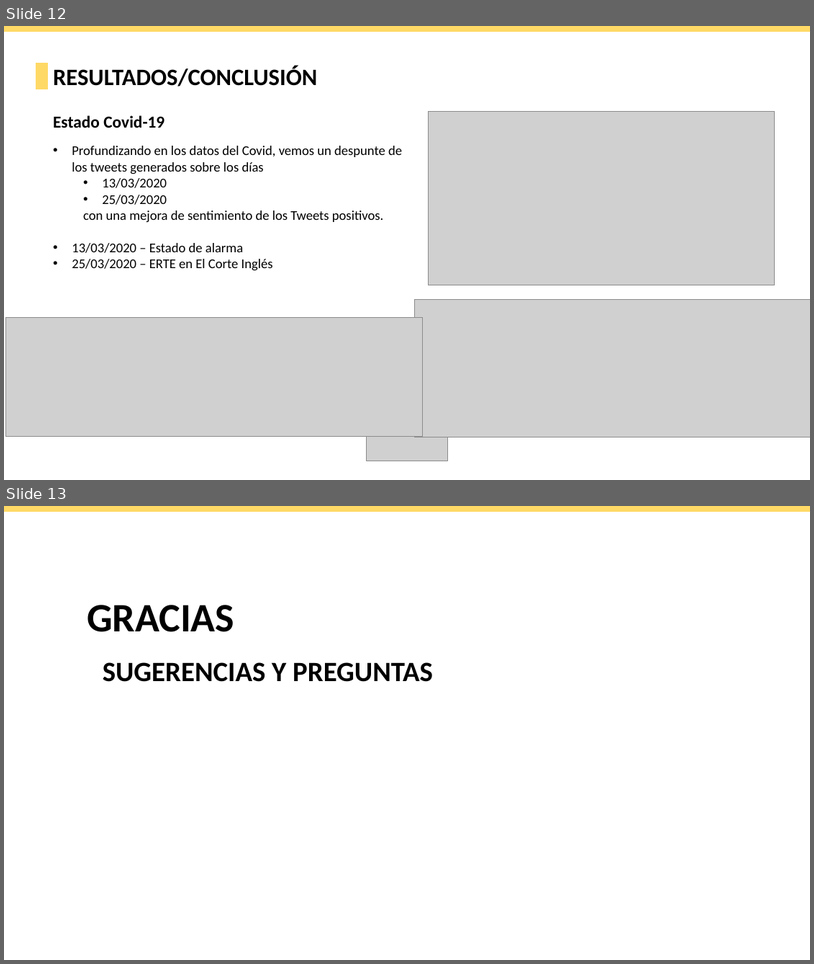
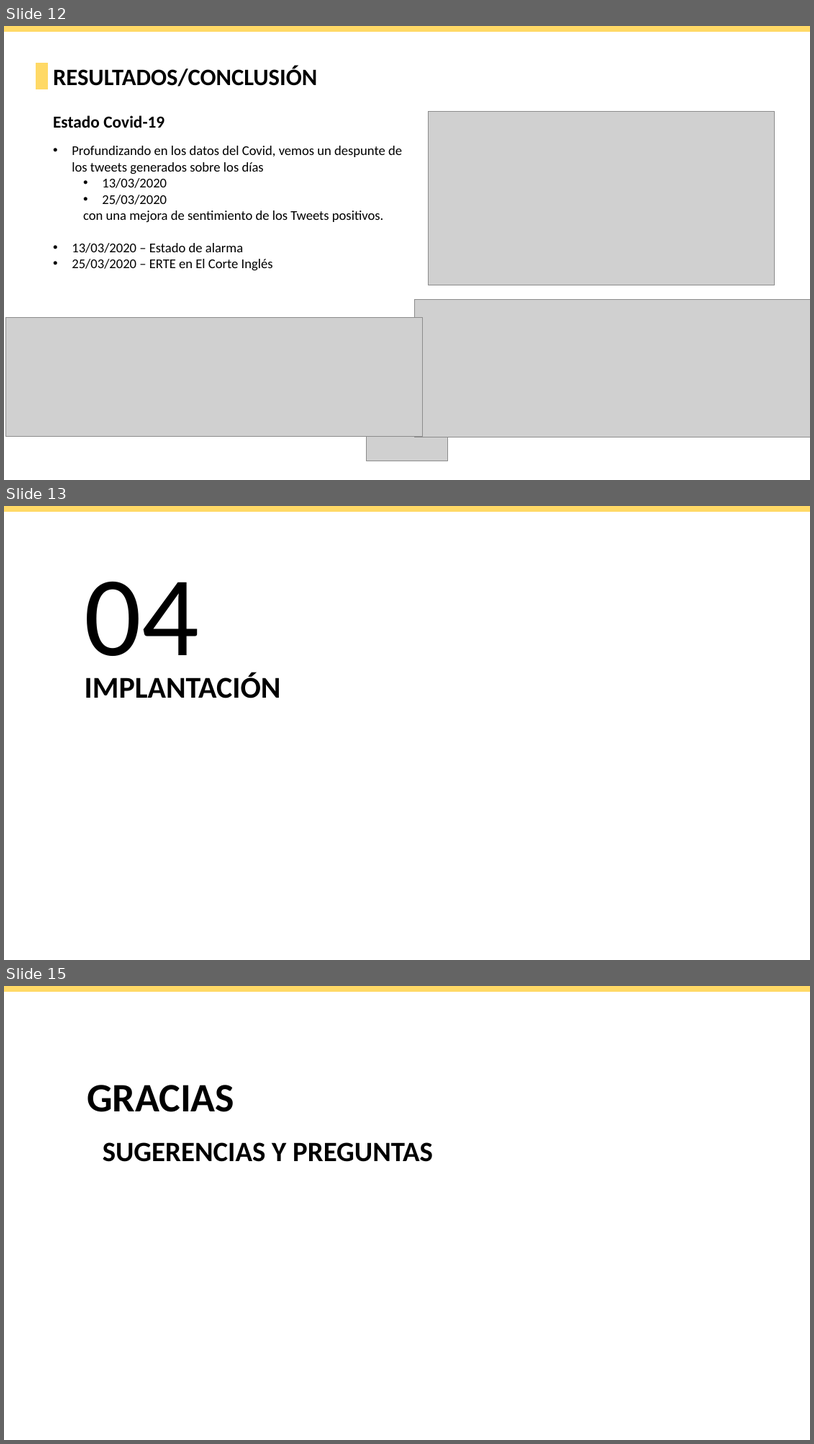
Before and after one commit to antdomgoni/tfm, a slide deck: Memoria/TFM-Analisis Sentimiento.pptx. Shown one above the other, each under a label of ours: slides 12 and 13 before the commit, slides 12, 13 and 15 after it; the slides between them are not shown. The pictures are 814x964 and 814x1444 pixels, drawn with LibreOffice and Linux fonts; fonts in the diff are those of the drawing; grey boxes stand for pictures; background and template pictures are left out. Boxes give left, top, right and bottom in pixels: in the first picture for what was removed or moved away, otherwise in the second. Text is boxed around its words. In the diff, an @@ line names an element or a change of style, - is before the commit and + after.

```diff
--- a/Memoria/TFM-Analisis Sentimiento.pptx
+++ b/Memoria/TFM-Analisis Sentimiento.pptx
@@ slide 13 added at [4, 506, 810, 960], background #FFFFFF @@
@@ line added from (4, 509) to (810, 509), #FFD966 7.75 pt @@
@@ text added at [85, 581, 199, 682], 135 pt, text #000000 @@
+04
@@ text added at [85, 673, 281, 698], 36 pt, text #000000, bold @@
+IMPLANTACIÓN
@@ what was slide 13 is now slide 15 @@
```
Also in this commit, not shown: 1 other slide added, 2 other files.
